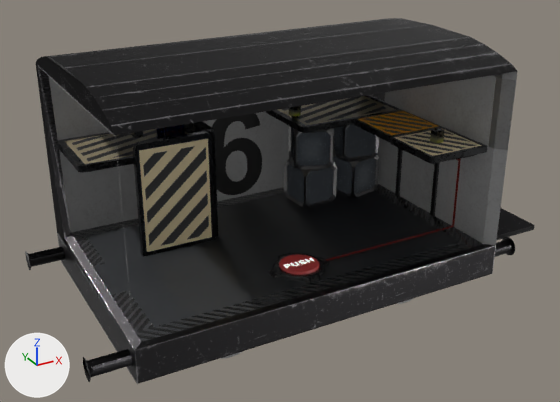
Renders of the OBJ model res/models/Levels/6/level6.obj from each side of a commit.
Camera for both pictures: a camera (50 mm lens) standing at (63.15, -18.58, 10.56) and looking at (73.27, -0.17, 1.36). Arrows for +X, +Y and +Z are at lower left; the lights stay in place. Where no turn or scale is listed for an object, it has been applied to the vertices. Vertices at the same position are counted once.

The first picture shows 'E_box_3', 'F_floor_4', 'R_roof_1.001', 'S_corner_platform_1', 'S_corner_platform_1.001', 'S_corner_platform_1.002', 'S_corner_platform_1.012', 'S_corner_platform_1.013', 'W_back_wall_1.001', 'W_left_wall_1.001', 'W_right_wall_down_1.001', 'W_right_wall_left_1.001', 'X_levelNumber.004', 'Y_decoBox1_1.002', 'Y_decoBox2_1.001'.
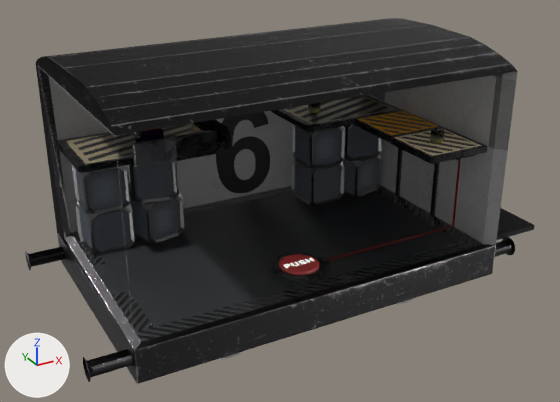
Pixel boxes [x1, y1, x2, y2] of what changed, in the pictures (560 x 402 px):
'S_corner_platform_1.012', reshaped (69% shorter): before [133, 131, 215, 257]; after [132, 130, 217, 168]
'X_levelNumber.004', mesh moved: before [212, 113, 262, 195]; after [216, 112, 270, 193]
'Y_decoBox2_1.003', added: after [72, 165, 131, 214]
'Y_decoBox1_1.004', added: after [75, 202, 135, 255]
'Y_decoBox2_1.001', mesh turned: before [288, 126, 334, 170]; after [292, 124, 346, 169]
'Y_decoBox1_1.003', added: after [130, 191, 185, 244]
'Y_decoBox2_1.002', added: after [127, 161, 178, 203]
'S_corner_platform_1.013', reshaped: before [184, 121, 218, 237]; after [198, 120, 231, 150]
'E_box_3', mesh moved: before [156, 124, 185, 139]; after [135, 128, 164, 143]

What the commit changed:
me_e_box_3 has 106 vertices, 94 faces, 1 loose edge and spans x 70.395..71.017, y 1.444..2.066, z 3.097..3.747.
me_e_box_3 is used by ob_e_box_3; location (0.0, 0.0, 0.0).
me_e_box_3 part 1: the whole mesh is moved by (-0.801, -0.437, 0.0).
me_s_corner_platform_1_012 is used by ob_s_corner_platform_1_012; location (0.0, 0.0, 0.0).
me_s_corner_platform_1_012 had 54 vertices, 49 faces and spanned x 69.28..71.56, y 0.75..1.23, z -0.01..3.49.
me_s_corner_platform_1_012 now has 106 vertices, 98 faces and spans x 69.26..71.75, y 0.82..0.87, z 2.78..3.51.
me_s_corner_platform_1_012 part 2: 54 vertices removed from x 69.28..71.56, y 0.75..1.23, z -0.01..3.49; 106 vertices added at x 69.26..71.75, y 0.82..0.87, z 2.78..3.51.
me_s_corner_platform_1_013 is used by ob_s_corner_platform_1_013; location (0.0, 0.0, 0.0).
me_s_corner_platform_1_013 had 54 vertices, 49 faces and spanned x 71.26..71.73, y 0.93..3.2, z -0.01..3.49.
me_s_corner_platform_1_013 now has 54 vertices, 49 faces and spans x 72.04..72.16, y 0.79..3.47, z 2.84..3.48.
me_s_corner_platform_1_013 part 3: 54 of 54 vertices moved; they spanned x 71.26..71.73, y 0.93..3.2, z -0.01..3.49 and now span x 72.04..72.16, y 0.79..3.47, z 2.84..3.48; mean shift (0.49, 0.0, 1.33); largest move (71.55, 0.93, -0.01) -> (72.07, 3.47, 2.84).
me_x_levelnumber_004 has 277 vertices, 277 faces and spans x 72.5..74.5, y 3.32, z 0.19..3.25.
me_x_levelnumber_004 is used by ob_x_levelnumber_004; location (0.0, 0.0, 0.0).
me_x_levelnumber_004 part 4: the whole mesh is moved by (0.31, 0.0, 0.0).
me_y_decobox2_1_001 has 64 vertices, 50 faces and spans x 74.85..76.51, y 1.27..2.93, z 1.39..2.7.
me_y_decobox2_1_001 is used by ob_y_decobox2_1_001; location (0.0, 0.0, 0.0).
me_y_decobox2_1_001 part 5: the whole mesh is turned 19 degrees about the z axis through its middle, then moved by (0.29, 0.0, 0.0).
Mesh me_y_decobox2_1_003 is new.
It has 64 vertices, 50 faces and spans x 67.961..69.317, y 1.424..2.78, z 1.392..2.702.
It uses material mat_decoboxmaterial.
Mesh me_y_decobox2_1_002 is new.
It has 64 vertices, 50 faces and spans x 69.41..70.93, y 1.34..2.86, z 1.39..2.7.
It uses material mat_decoboxmaterial.
Mesh me_y_decobox1_1_004 is new.
It has 64 vertices, 50 faces and spans x 67.954..69.324, y 1.417..2.788, z 0.082..1.392.
It uses material mat_decoboxmaterial.
Mesh me_y_decobox1_1_003 is new.
It has 64 vertices, 50 faces and spans x 69.39..70.94, y 1.33..2.88, z 0.08..1.39.
It uses material mat_decoboxmaterial.
Object 'Y_decoBox2_1.003' (ob_y_decobox2_1_003) is new; it shows me_y_decobox2_1_003.
Its location is (0.0, 0.0, 0.0).
Object 'Y_decoBox2_1.002' (ob_y_decobox2_1_002) is new; it shows me_y_decobox2_1_002.
Its location is (0.0, 0.0, 0.0).
Object 'Y_decoBox1_1.004' (ob_y_decobox1_1_004) is new; it shows me_y_decobox1_1_004.
Its location is (0.0, 0.0, 0.0).
Object 'Y_decoBox1_1.003' (ob_y_decobox1_1_003) is new; it shows me_y_decobox1_1_003.
Its location is (0.0, 0.0, 0.0).
